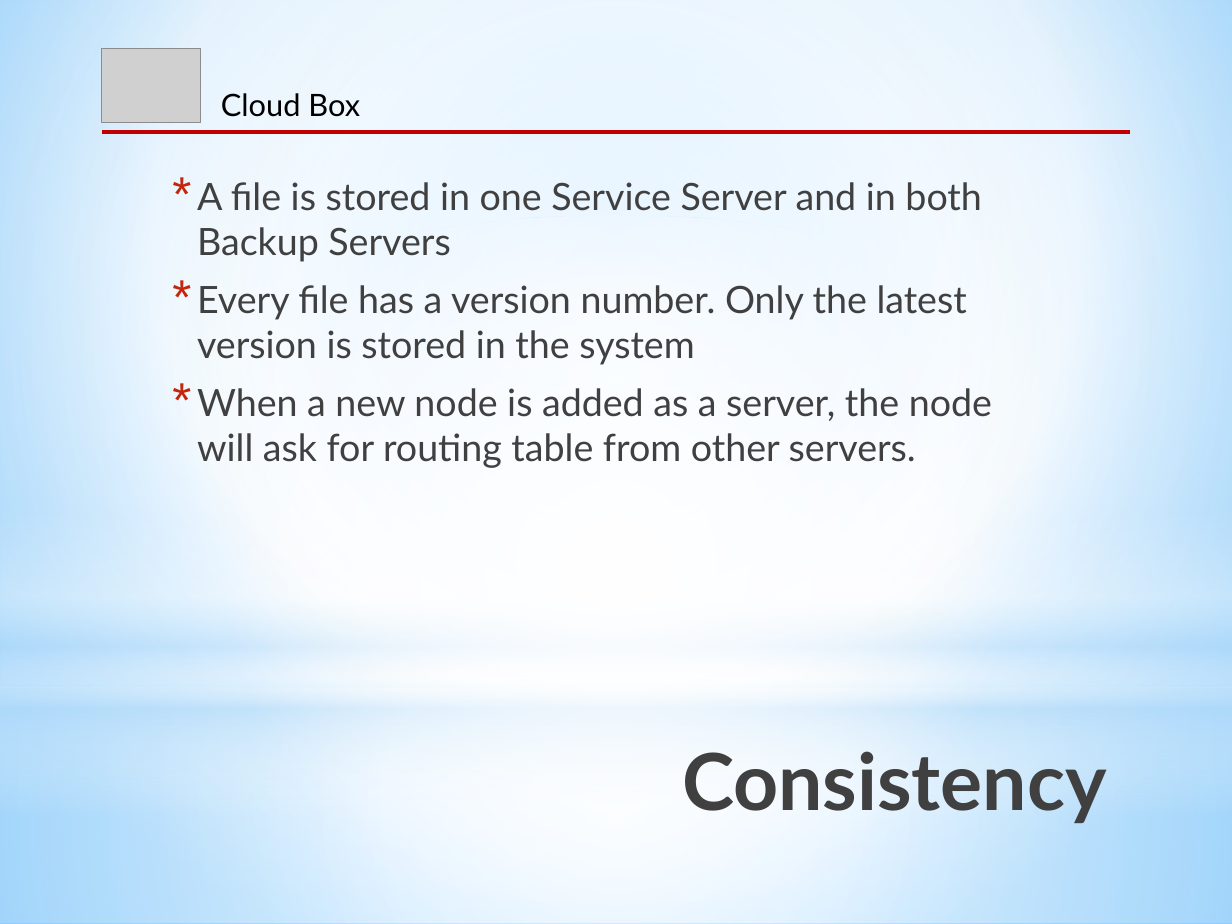
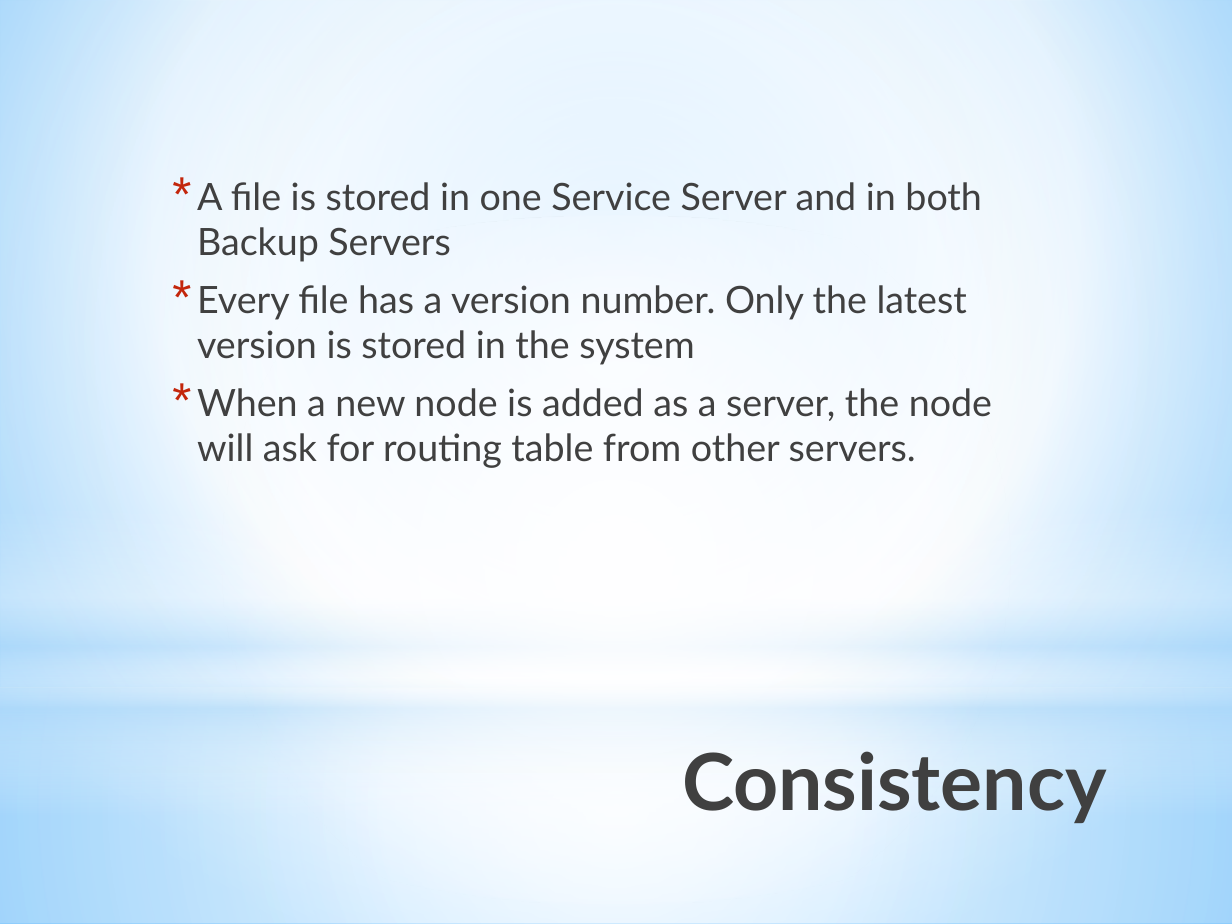
Before and after one commit to CICS525Project/DropboxImpl, a slide deck: slide 7 of Cloud Box_ppt.pptx. Drawn at 1232x924 pixels with LibreOffice and Linux fonts; fonts in the diff are those of the drawing; grey boxes stand for pictures. Boxes give left, top, right and bottom in pixels: in the first picture for what was removed or moved away, otherwise in the second. Text is boxed around its words. In the diff, an @@ line names an element or a change of style, - is before the commit and + after.

```diff
--- a/Cloud Box_ppt.pptx
+++ b/Cloud Box_ppt.pptx
@@ picture removed at box(102, 48, 201, 122) @@
@@ text removed at box(221, 93, 360, 117) @@
-Cloud Box
@@ line removed from (102, 132) to (1130, 132) @@
```
Also in this commit, not shown: 13 other slides changed.
